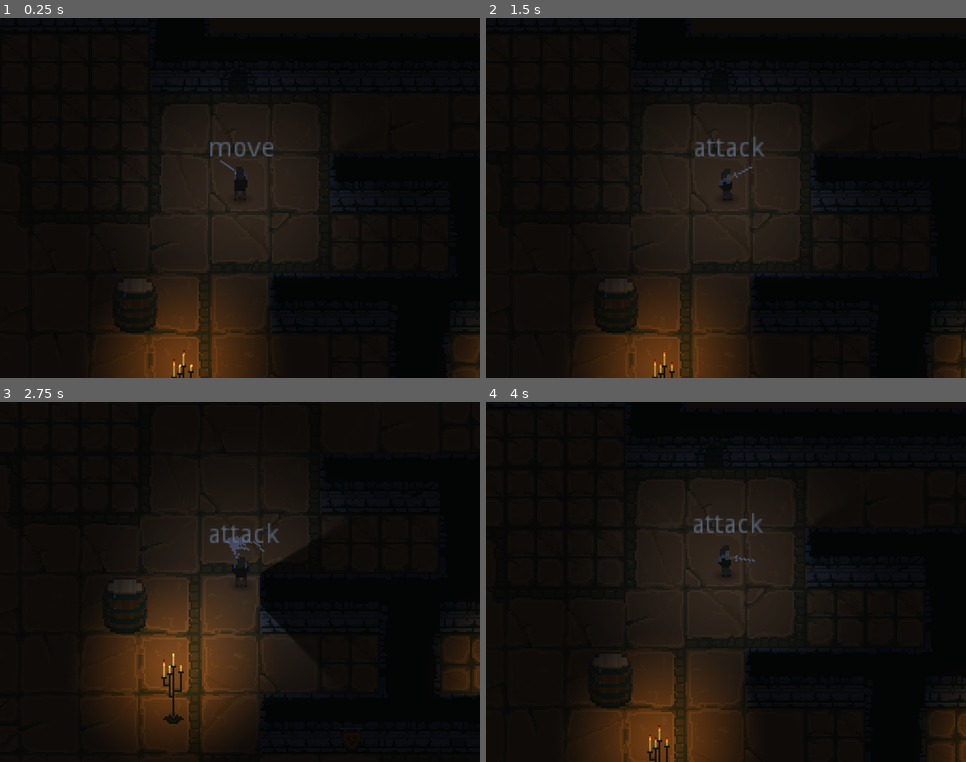
Above: before the commit, frames 1-4 (two rows, left to right).
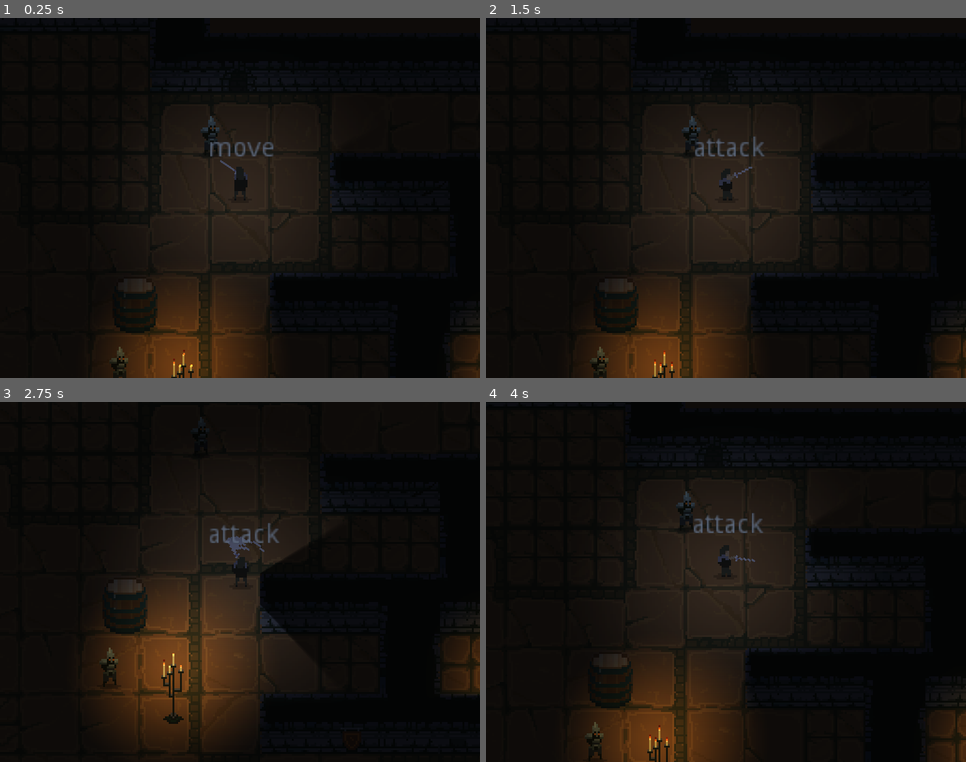
Above: after the commit, the same moments.

Repository: Pawel-9215/BlackFrost
Game: Godot game, scene res://Maps/World.tscn
Same seed, same stepped clock (60 frames per second), same inputs: the game is played once before the commit and once after it.
Inputs (mouse positions are in pixels of both pictures, inside the frame that each line leads up to):
- Up to frame 1 (0.25 s): no input
- Up to frame 2 (1.5 s): tap Enter at 0.5 s; move the mouse to (831, 180) at 0.52 s; press the mouse at (831, 180) at 0.53 s; hold D (move_right) 0.53-1.28 s; move the mouse to (630, 216) at 1.27 s; release the mouse at (630, 216) at 1.28 s; hold S (move_down) from 1.28 s (still down); click (630, 216) at 1.35 s
- Up to frame 3 (2.75 s): move the mouse to (288, 502) at 2.02 s; release S (move_down) at 2.03 s; press the mouse at (288, 502) at 2.03 s; hold D (move_right) from 2.03 s (still down)
- Up to frame 4 (4 s): move the mouse to (702, 654) at 2.77 s; release D (move_right) at 2.78 s; release the mouse at (702, 654) at 2.78 s; hold W (move_up) 2.78-3.53 s; click (702, 654) at 2.85 s; move the mouse to (870, 636) at 3.52 s; press the mouse at (870, 636) at 3.53 s; hold A (move_left) from 3.53 s (still down)

The runs differ from the first frame. In frame 1, 0.3% of the frame differs, in the area x 23-46%, y 27-100%; in frame 2, 0.3%; in frame 3, 0.2%; in frame 4, 0.3%, in the area x 20-44%, y 24-100%.

Commit message:
Enemy wip

Diff:
--- /dev/null
+++ b/Characters/Draugir.gd
@@ -0,0 +1,70 @@
+extends "res://Characters/TemplateCharacter.gd"
+
+const KNOCKBACK_FORCE = 100
+
+export var health = 20
+var velocity = Vector2()
+
+enum {
+	MOVE,
+	ATTACK,
+	KNOCKBACK,
+	DEATH,
+}
+
+var state = MOVE
+
+func _ready():
+	pass # Replace with function body.
+
+func set_state(set_state):
+	var in_state = {
+		"move": MOVE,
+		"attack": ATTACK,
+		"knockback": KNOCKBACK,
+		"death": DEATH,
+	}
+	state = in_state[set_state]
+
+
+func _physics_process(_delta):
+	match state:
+		MOVE:
+			move_state()
+		ATTACK:
+			attack_state()
+		KNOCKBACK:
+			knockback_state()
+		DEATH:
+			death_state()
+
+func move_state():
+	velocity = move_and_slide(velocity)
+
+func death_state():
+	$AnimatedSprite.play("death")
+
+func attack_state():
+	pass
+
+func _on_Hurtbox_area_entered(area):
+	var area_position = area.get_owner().get_global_position()
+	hurt(area_position)
+
+func hurt(area_pos):
+	print("Auch!!!")
+	velocity = ($AnimatedSprite.global_position - area_pos).normalized() * KNOCKBACK_FORCE
+	if health > 0:
+		set_state("knockback")
+	else:
+		set_state("death")
+
+func knockback_state():
+
+	velocity = lerp(velocity, Vector2.ZERO, FRICTION)
+	print(velocity)
+	velocity = move_and_slide(velocity)
+	if velocity.length()<= 5:
+		print("done")
+		velocity = Vector2.ZERO
+		set_state("move")
--- a/Characters/Draugir.tscn
+++ b/Characters/Draugir.tscn
@@ -1,17 +1,83 @@
-[gd_scene load_steps=3 format=2]
+[gd_scene load_steps=15 format=2]
 
 [ext_resource path="res://Characters/TemplateCharacter.tscn" type="PackedScene" id=1]
 [ext_resource path="res://GFX/lightmaps/shadow.png" type="Texture" id=2]
+[ext_resource path="res://Hurt_Hit_boxes/Hurtbox.tscn" type="PackedScene" id=3]
+[ext_resource path="res://Characters/Draugir.gd" type="Script" id=4]
+[ext_resource path="res://GFX/characters/draugir/draugir_animations.png" type="Texture" id=5]
+
+[sub_resource type="AtlasTexture" id=4]
+atlas = ExtResource( 5 )
+region = Rect2( 0, 0, 32, 32 )
+
+[sub_resource type="AtlasTexture" id=5]
+atlas = ExtResource( 5 )
+region = Rect2( 96, 128, 32, 32 )
+
+[sub_resource type="AtlasTexture" id=6]
+atlas = ExtResource( 5 )
+region = Rect2( 128, 128, 32, 32 )
+
+[sub_resource type="AtlasTexture" id=7]
+atlas = ExtResource( 5 )
+region = Rect2( 160, 128, 32, 32 )
+
+[sub_resource type="AtlasTexture" id=8]
+atlas = ExtResource( 5 )
+region = Rect2( 0, 160, 32, 32 )
+
+[sub_resource type="AtlasTexture" id=9]
+atlas = ExtResource( 5 )
+region = Rect2( 32, 160, 32, 32 )
+
+[sub_resource type="AtlasTexture" id=10]
+atlas = ExtResource( 5 )
+region = Rect2( 64, 160, 32, 32 )
+
+[sub_resource type="SpriteFrames" id=2]
+animations = [ {
+"frames": [ SubResource( 4 ) ],
+"loop": true,
+"name": "idle",
+"speed": 5.0
+}, {
+"frames": [ SubResource( 5 ), SubResource( 6 ), SubResource( 7 ), SubResource( 8 ), SubResource( 9 ), SubResource( 10 ) ],
+"loop": false,
+"name": "death",
+"speed": 5.0
+} ]
+
+[sub_resource type="CapsuleShape2D" id=3]
+radius = 5.73613
+height = 8.79128
 
 [node name="Draugir" instance=ExtResource( 1 )]
 collision_layer = 2
-collision_mask = 5
+collision_mask = 7
+script = ExtResource( 4 )
 
 [node name="Sprite" type="Sprite" parent="." index="0"]
-position = Vector2( 0.43608, -4.3661 )
-scale = Vector2( 0.53502, 0.506398 )
+modulate = Color( 1, 1, 1, 0.560784 )
+position = Vector2( 0.38685, -8.74043 )
+scale = Vector2( 0.816, 0.933 )
 texture = ExtResource( 2 )
+
+[node name="AnimatedSprite" parent="." index="1"]
+frames = SubResource( 2 )
+animation = "idle"
+playing = true
 
 [node name="CollisionShape2D" parent="." index="2"]
 visible = false
 position = Vector2( 0.440969, -0.644434 )
+
+[node name="Hurtbox" parent="." index="3" instance=ExtResource( 3 )]
+position = Vector2( 0.38685, -8.74043 )
+scale = Vector2( 0.816, 0.933 )
+collision_mask = 64
+
+[node name="CollisionShape2D" parent="Hurtbox" index="0"]
+shape = SubResource( 3 )
+[connection signal="area_entered" from="Hurtbox" to="." method="_on_Hurtbox_area_entered"]
+
+[editable path="Hurtbox"]
--- a/Characters/Player.gd
+++ b/Characters/Player.gd
@@ -10,6 +10,7 @@
 	ROLL,
 	ATTACK,
 	BREAK,
+	KNOCKBACK,
 }
 
 var state = MOVE
--- a/Characters/Player.tscn
+++ b/Characters/Player.tscn
@@ -24,47 +24,47 @@
 
 [sub_resource type="AtlasTexture" id=5]
 atlas = ExtResource( 1 )
+region = Rect2( 224, 64, 32, 32 )
+
+[sub_resource type="AtlasTexture" id=6]
+atlas = ExtResource( 1 )
 region = Rect2( 0, 0, 32, 32 )
 
-[sub_resource type="AtlasTexture" id=6]
+[sub_resource type="AtlasTexture" id=7]
 atlas = ExtResource( 1 )
 region = Rect2( 32, 0, 32, 32 )
 
-[sub_resource type="AtlasTexture" id=7]
+[sub_resource type="AtlasTexture" id=8]
 atlas = ExtResource( 1 )
 region = Rect2( 64, 0, 32, 32 )
 
-[sub_resource type="AtlasTexture" id=8]
+[sub_resource type="AtlasTexture" id=9]
 atlas = ExtResource( 1 )
 region = Rect2( 0, 64, 32, 32 )
 
-[sub_resource type="AtlasTexture" id=9]
+[sub_resource type="AtlasTexture" id=10]
 atlas = ExtResource( 1 )
 region = Rect2( 32, 64, 32, 32 )
 
-[sub_resource type="AtlasTexture" id=10]
+[sub_resource type="AtlasTexture" id=11]
 atlas = ExtResource( 1 )
 region = Rect2( 64, 64, 32, 32 )
 
-[sub_resource type="AtlasTexture" id=11]
+[sub_resource type="AtlasTexture" id=12]
 atlas = ExtResource( 1 )
 region = Rect2( 0, 32, 32, 32 )
 
-[sub_resource type="AtlasTexture" id=12]
+[sub_resource type="AtlasTexture" id=13]
 atlas = ExtResource( 1 )
 region = Rect2( 0, 0, 32, 32 )
 
-[sub_resource type="AtlasTexture" id=13]
+[sub_resource type="AtlasTexture" id=14]
+atlas = ExtResource( 1 )
+region = Rect2( 224, 0, 32, 32 )
+
+[sub_resource type="AtlasTexture" id=15]
 atlas = ExtResource( 1 )
 region = Rect2( 224, 32, 32, 32 )
-
-[sub_resource type="AtlasTexture" id=14]
-atlas = ExtResource( 1 )
-region = Rect2( 224, 64, 32, 32 )
-
-[sub_resource type="AtlasTexture" id=15]
-atlas = ExtResource( 1 )
-region = Rect2( 224, 0, 32, 32 )
 
 [sub_resource type="SpriteFrames" id=16]
 animations = [ {
@@ -78,39 +78,39 @@
 "name": "Runup",
 "speed": 12.0
 }, {
-"frames": [ SubResource( 5 ), SubResource( 6 ), SubResource( 7 ) ],
+"frames": [ SubResource( 5 ) ],
+"loop": true,
+"name": "attack_right",
+"speed": 5.0
+}, {
+"frames": [ SubResource( 6 ), SubResource( 7 ), SubResource( 8 ) ],
 "loop": true,
 "name": "Rundown",
 "speed": 12.0
 }, {
-"frames": [ SubResource( 8 ), SubResource( 9 ), SubResource( 10 ) ],
+"frames": [ SubResource( 9 ), SubResource( 10 ), SubResource( 11 ) ],
 "loop": true,
 "name": "Runright",
 "speed": 12.0
 }, {
-"frames": [ SubResource( 11 ) ],
+"frames": [ SubResource( 12 ) ],
 "loop": true,
 "name": "Idleup",
 "speed": 5.0
 }, {
-"frames": [ SubResource( 12 ) ],
+"frames": [ SubResource( 13 ) ],
 "loop": true,
 "name": "Idledown",
 "speed": 5.0
 }, {
-"frames": [ SubResource( 13 ) ],
-"loop": true,
-"name": "attack_up",
-"speed": 5.0
-}, {
 "frames": [ SubResource( 14 ) ],
 "loop": true,
-"name": "attack_right",
+"name": "attack_down",
 "speed": 5.0
 }, {
 "frames": [ SubResource( 15 ) ],
 "loop": true,
-"name": "attack_down",
+"name": "attack_up",
 "speed": 5.0
 } ]
 
@@ -734,16 +734,18 @@
 }
 
 [node name="shadow" type="Sprite" parent="."]
+self_modulate = Color( 1, 1, 1, 0.411765 )
 light_mask = 0
-position = Vector2( 0.046, -6.327 )
-scale = Vector2( 0.492, 0.683 )
+position = Vector2( -0.037, -10.693 )
+scale = Vector2( 0.797, 1.107 )
 texture = ExtResource( 4 )
 
 [node name="BodySprite" type="AnimatedSprite" parent="."]
 position = Vector2( 0, -9.599 )
 frames = SubResource( 16 )
-animation = "Idledown"
+animation = "attack_down"
 playing = true
+flip_h = true
 __meta__ = {
 "_editor_description_": ""
 }
--- a/DungeonMisc/Barrel.tscn
+++ b/DungeonMisc/Barrel.tscn
@@ -6,95 +6,94 @@
 [ext_resource path="res://GFX/world/misc/barrel-sheet.png" type="Texture" id=4]
 [ext_resource path="res://SFX/thump/thump.wav" type="AudioStream" id=5]
 
-[sub_resource type="AtlasTexture" id=6]
+[sub_resource type="AtlasTexture" id=1]
 atlas = ExtResource( 1 )
 region = Rect2( 0, 0, 32, 32 )
 
-[sub_resource type="AtlasTexture" id=8]
+[sub_resource type="AtlasTexture" id=2]
 atlas = ExtResource( 4 )
 region = Rect2( 0, 0, 32, 32 )
 
-[sub_resource type="AtlasTexture" id=9]
+[sub_resource type="AtlasTexture" id=3]
+atlas = ExtResource( 4 )
+region = Rect2( 0, 0, 32, 32 )
+
+[sub_resource type="AtlasTexture" id=4]
 atlas = ExtResource( 4 )
 region = Rect2( 32, 0, 32, 32 )
 
-[sub_resource type="AtlasTexture" id=10]
+[sub_resource type="AtlasTexture" id=5]
 atlas = ExtResource( 4 )
 region = Rect2( 64, 0, 32, 32 )
 
-[sub_resource type="AtlasTexture" id=11]
+[sub_resource type="AtlasTexture" id=6]
 atlas = ExtResource( 4 )
 region = Rect2( 96, 0, 32, 32 )
 
-[sub_resource type="AtlasTexture" id=12]
+[sub_resource type="AtlasTexture" id=7]
 atlas = ExtResource( 4 )
 region = Rect2( 0, 32, 32, 32 )
 
-[sub_resource type="AtlasTexture" id=13]
+[sub_resource type="AtlasTexture" id=8]
 atlas = ExtResource( 4 )
 region = Rect2( 32, 32, 32, 32 )
 
-[sub_resource type="AtlasTexture" id=14]
+[sub_resource type="AtlasTexture" id=9]
 atlas = ExtResource( 4 )
 region = Rect2( 64, 32, 32, 32 )
 
-[sub_resource type="AtlasTexture" id=15]
+[sub_resource type="AtlasTexture" id=10]
 atlas = ExtResource( 4 )
 region = Rect2( 96, 32, 32, 32 )
 
-[sub_resource type="AtlasTexture" id=16]
+[sub_resource type="AtlasTexture" id=11]
 atlas = ExtResource( 4 )
 region = Rect2( 0, 64, 32, 32 )
 
-[sub_resource type="AtlasTexture" id=17]
+[sub_resource type="AtlasTexture" id=12]
 atlas = ExtResource( 4 )
 region = Rect2( 32, 64, 32, 32 )
 
-[sub_resource type="AtlasTexture" id=18]
+[sub_resource type="AtlasTexture" id=13]
 atlas = ExtResource( 4 )
 region = Rect2( 64, 64, 32, 32 )
 
-[sub_resource type="AtlasTexture" id=19]
+[sub_resource type="AtlasTexture" id=14]
 atlas = ExtResource( 4 )
 region = Rect2( 96, 64, 32, 32 )
 
-[sub_resource type="AtlasTexture" id=20]
-atlas = ExtResource( 4 )
-region = Rect2( 0, 0, 32, 32 )
-
-[sub_resource type="SpriteFrames" id=7]
+[sub_resource type="SpriteFrames" id=15]
 animations = [ {
-"frames": [ SubResource( 6 ) ],
+"frames": [ SubResource( 1 ) ],
 "loop": true,
 "name": "default",
 "speed": 5.0
 }, {
-"frames": [ SubResource( 8 ), SubResource( 9 ), SubResource( 10 ), SubResource( 11 ), SubResource( 12 ), SubResource( 13 ), SubResource( 14 ), SubResource( 15 ), SubResource( 16 ), SubResource( 17 ), SubResource( 18 ), SubResource( 19 ) ],
+"frames": [ SubResource( 2 ) ],
+"loop": true,
+"name": "hurt",
+"speed": 5.0
+}, {
+"frames": [ SubResource( 3 ), SubResource( 4 ), SubResource( 5 ), SubResource( 6 ), SubResource( 7 ), SubResource( 8 ), SubResource( 9 ), SubResource( 10 ), SubResource( 11 ), SubResource( 12 ), SubResource( 13 ), SubResource( 14 ) ],
 "loop": true,
 "name": "destroy",
 "speed": 12.0
-}, {
-"frames": [ SubResource( 20 ) ],
-"loop": true,
-"name": "hurt",
-"speed": 5.0
 } ]
 
-[sub_resource type="CapsuleShape2D" id=1]
+[sub_resource type="CapsuleShape2D" id=16]
 radius = 11.9714
 height = 1.18853
 
-[sub_resource type="CapsuleShape2D" id=2]
+[sub_resource type="CapsuleShape2D" id=17]
 radius = 12.3821
 height = 5.69114
 
-[sub_resource type="Curve" id=3]
+[sub_resource type="Curve" id=18]
 max_value = 494.83
 bake_resolution = 202
 _data = [ Vector2( 0, 1 ), 0.0, 0.0, 0, 0, Vector2( 0.145329, 494.83 ), 0.0, 0.0, 0, 0 ]
 
-[sub_resource type="Animation" id=4]
-resource_name = "hit"
+[sub_resource type="Animation" id=19]
 length = 0.2
 step = 0.01
 tracks/0/type = "value"
@@ -122,8 +121,7 @@
 "values": [ "idle" ]
 }
 
-[sub_resource type="Animation" id=5]
-resource_name = "idle"
+[sub_resource type="Animation" id=20]
 tracks/0/type = "value"
 tracks/0/path = NodePath("../Sprite:rotation_degrees")
 tracks/0/interp = 1
@@ -144,19 +142,20 @@
 
 [node name="Sprite" type="AnimatedSprite" parent="."]
 position = Vector2( 0, -8 )
-frames = SubResource( 7 )
+frames = SubResource( 15 )
 
 [node name="CollisionShape2D" type="CollisionShape2D" parent="."]
 visible = false
 position = Vector2( -0.178185, -3.83086 )
-shape = SubResource( 1 )
+shape = SubResource( 16 )
 
 [node name="Hurtbox" parent="." instance=ExtResource( 2 )]
+collision_mask = 80
 
 [node name="CollisionShape2D" parent="Hurtbox" index="0"]
 visible = false
 position = Vector2( -0.0707111, -7.56604 )
-shape = SubResource( 2 )
+shape = SubResource( 17 )
 
 [node name="HitParticles" type="CPUParticles2D" parent="."]
 position = Vector2( 0, -5.12267 )
@@ -189,8 +188,8 @@
 
 [node name="AnimationPlayer" type="AnimationPlayer" parent="."]
 root_node = NodePath("../Sprite")
-anims/hit = SubResource( 4 )
-anims/idle = SubResource( 5 )
+anims/hit = SubResource( 19 )
+anims/idle = SubResource( 20 )
 
 [node name="Audio" type="AudioStreamPlayer2D" parent="."]
 stream = ExtResource( 5 )
--- a/Maps/World.tscn
+++ b/Maps/World.tscn
@@ -1,9 +1,10 @@
-[gd_scene load_steps=144 format=2]
+[gd_scene load_steps=145 format=2]
 
 [ext_resource path="res://Characters/Player.tscn" type="PackedScene" id=1]
 [ext_resource path="res://DungeonMisc/CandleStand.tscn" type="PackedScene" id=2]
 [ext_resource path="res://GFX/world/dungeon1.png" type="Texture" id=3]
 [ext_resource path="res://DungeonMisc/Barrel.tscn" type="PackedScene" id=4]
+[ext_resource path="res://Characters/Draugir.tscn" type="PackedScene" id=5]
 
 [sub_resource type="OccluderPolygon2D" id=1]
 polygon = PoolVector2Array( 0, 0, 32, 0, 32, 32, 0, 32 )
@@ -887,3 +888,10 @@
 
 [node name="Barrel" parent="YSort" instance=ExtResource( 4 )]
 position = Vector2( -40, 88 )
+
+[node name="Mobs" type="YSort" parent="YSort"]
+
+[node name="Draugir" parent="YSort/Mobs" instance=ExtResource( 5 )]
+
+[node name="Draugir2" parent="YSort/Mobs" instance=ExtResource( 5 )]
+position = Vector2( -48.7217, 122.972 )
--- a/weapons/weapon_base.tscn
+++ b/weapons/weapon_base.tscn
@@ -119,7 +119,7 @@
 animation = "attack"
 
 [node name="Hitbox" parent="." instance=ExtResource( 3 )]
-collision_layer = 16
+collision_layer = 64
 collision_mask = 32
 
 [node name="CollisionPolygon2D" parent="Hitbox" index="0"]
Not shown: 1 places in DungeonMisc/Barrel.tscn that only renumber resources
Binary file changed: GFX/characters/draugir/draugir_animations.png
Binary file changed: GFX/lightmaps/shadow.png
